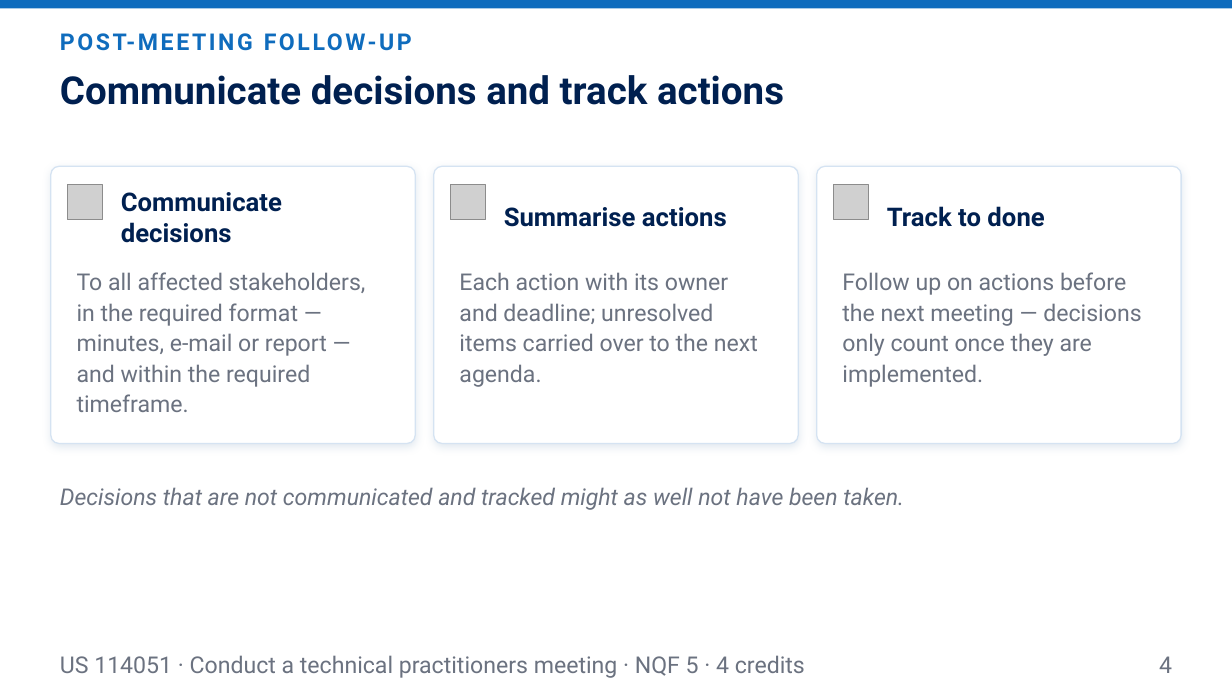
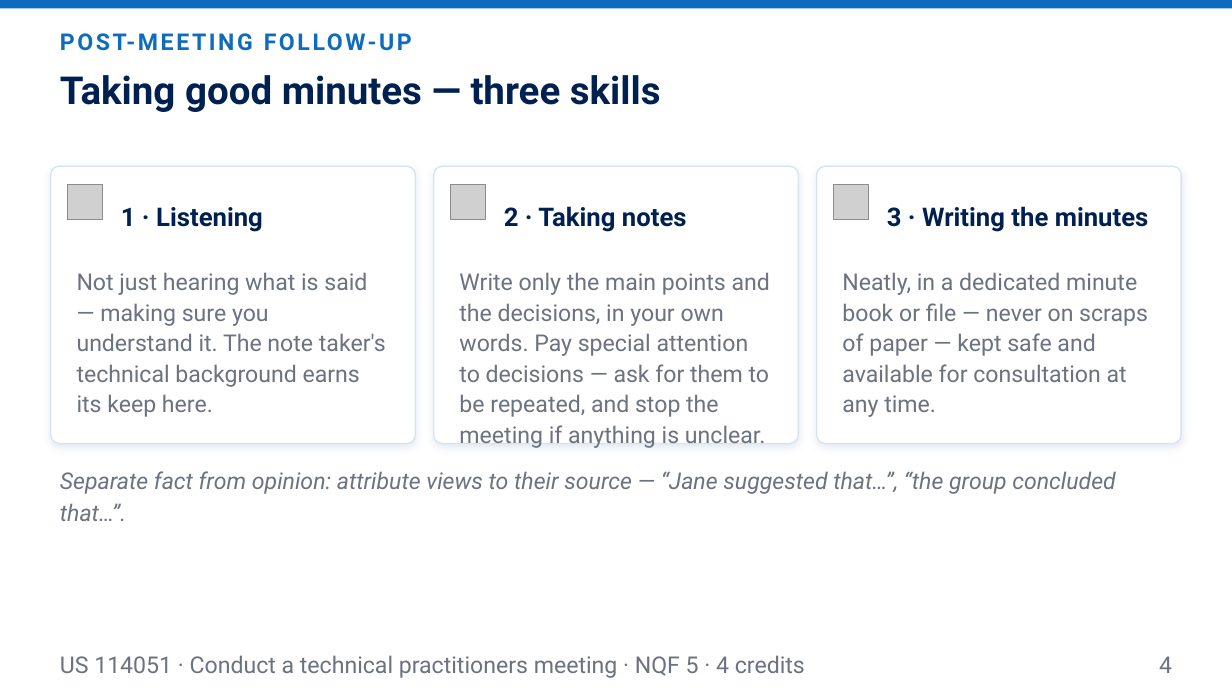
Before and after one commit to andrekyle/ITsystemsupport, a slide deck: slide 4 of public/downloads/US-114051-L4-Post-Meeting-Follow-Up.pptx. Drawn at 1232x693 pixels with LibreOffice and Linux fonts; fonts in the diff are those of the drawing; grey boxes stand for pictures. Boxes give left, top, right and bottom in pixels: in the first picture for what was removed or moved away, otherwise in the second. Text is boxed around its words. In the diff, an @@ line names an element or a change of style, - is before the commit and + after.

```diff
--- a/public/downloads/US-114051-L4-Post-Meeting-Follow-Up.pptx
+++ b/public/downloads/US-114051-L4-Post-Meeting-Follow-Up.pptx
@@ text at [60,75,661,112]: text changed @@
-Communicate decisions and track actions
+Taking good minutes — three skills
@@ text at [121,207,263,232]: text changed @@
-Communicate decisions
+1 · Listening
@@ text at [504,206,687,232]: text changed @@
-Summarise actions
+2 · Taking notes
@@ text at [887,206,1149,232]: text changed @@
-Track to done
+3 · Writing the minutes
@@ text at [77,272,386,417]: text changed @@
-To all affected stakeholders, in the required format — minutes, e-mail or report — and within the required timeframe.
+Not just hearing what is said — making sure you understand it. The note taker's technical background earns its keep here.
@@ text at [459,272,770,448]: text changed @@
-Each action with its owner and deadline; unresolved items carried over to the next agenda.
+Write only the main points and the decisions, in your own words. Pay special attention to decisions — ask for them to be repeated, and stop the meeting if anything is unclear.
@@ text at [842,272,1148,417]: text changed @@
-Follow up on actions before the next meeting — decisions only count once they are implemented.
+Neatly, in a dedicated minute book or file — never on scraps of paper — kept safe and available for consultation at any time.
@@ text at [60,471,1115,521]: text changed @@
-Decisions that are not communicated and tracked might as well not have been taken.
+Separate fact from opinion: attribute views to their source — “Jane suggested that…”, “the group concluded that…”.
```
Also in this commit, not shown: 5 other slides changed, 5 slides added, 10 other files.
